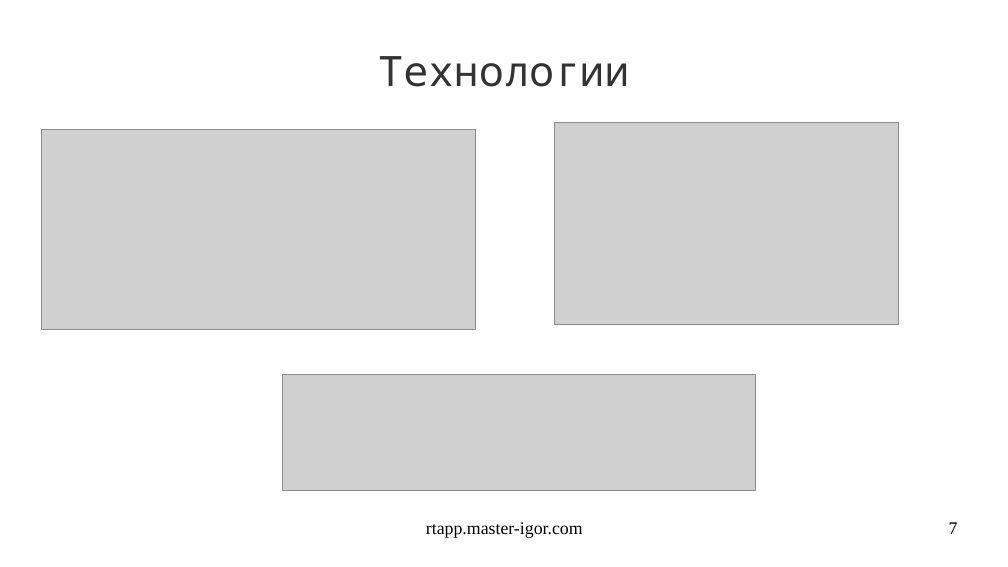
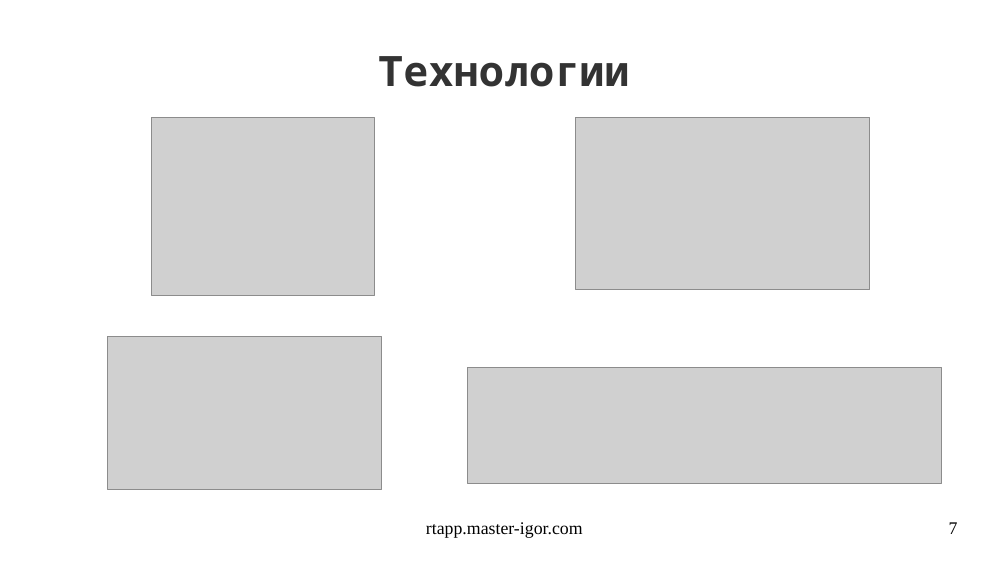
Before and after one commit to banditi/real-time-app, a slide deck: slide 7 of rtapp.odp. Drawn at 1008x567 pixels with LibreOffice and Linux fonts; fonts in the diff are those of the drawing; grey boxes stand for pictures. Boxes give left, top, right and bottom in pixels: in the first picture for what was removed or moved away, otherwise in the second. Text is boxed around its words. In the diff, an @@ line names an element or a change of style, - is before the commit and + after.

```diff
--- a/rtapp.odp
+++ b/rtapp.odp
@@ title "Технологии" at (378, 56, 629, 87): bold on @@
@@ picture: place and size @@
-picture at (283, 374, 756, 490)
+picture at (151, 117, 374, 295)
@@ picture: place and size @@
-picture at (554, 123, 899, 325)
+picture at (576, 117, 870, 290)
@@ picture added at (108, 337, 381, 490) @@
@@ picture: place and size @@
-picture at (41, 130, 475, 330)
+picture at (468, 368, 942, 484)
```
Also in this commit, not shown: 8 other slides changed, 3 other files.
